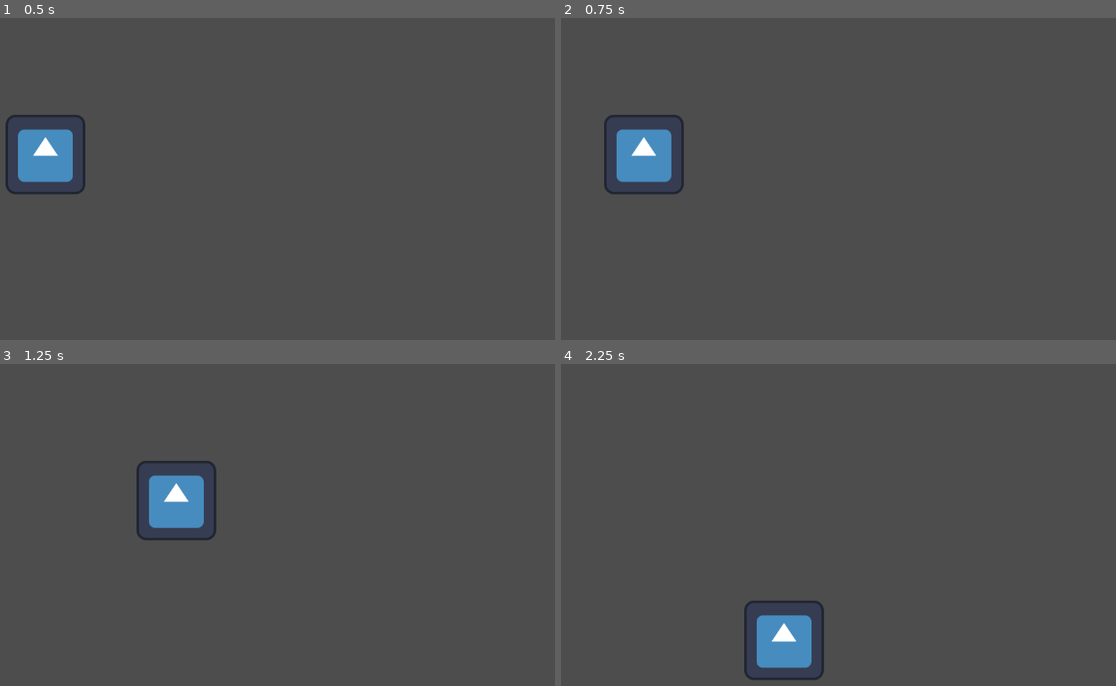
Above: before the commit, frames 1-4 (two rows, left to right).
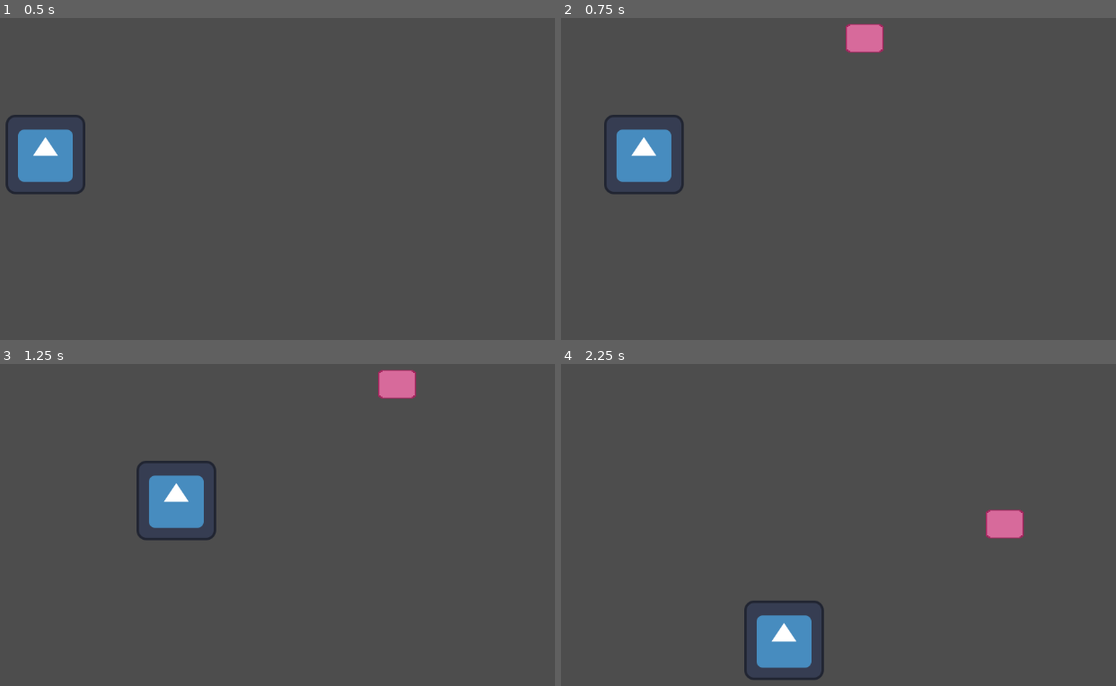
Above: after the commit, the same moments.

Repository: TOT00O/sevenn
Game: Godot game, scene res://charahchsoi.tscn
The game is run twice, just before and just after one commit, with the same random seed, the same clock (stepped at 60 frames per second) and the same inputs. The engine's default icon, where the game draws it, is replaced by a stand-in: a white triangle on a blue panel in a dark square.
Inputs:
- Up to frame 1 (0.5 s): no input
- Up to frame 2 (0.75 s): tap Enter at 0.5 s; hold D (move_right) from 0.53 s (still down); tap I (i, bound only after the commit) at 0.6 s
- Up to frame 3 (1.25 s): keep holding D (move_right)
- Up to frame 4 (2.25 s): release D (move_right) at 1.28 s; hold S (move_down) 1.28-2.03 s; tap I (i, bound only after the commit) at 1.35, 2.1 s; hold D (move_right) from 2.03 s (still down)

Frame 1 is identical in both runs. In frame 2, 0.6% of the frame differs, in the area x 51-59%, y 1-11%; in frame 3, 0.6%; in frame 4, 0.6%, in the area x 76-84%, y 45-55%.

Commit message:
inv updates

Diff:
--- a/charahchsoi.tscn
+++ b/charahchsoi.tscn
@@ -1,8 +1,9 @@
-[gd_scene load_steps=5 format=3 uid="uid://daa46o0f4baho"]
+[gd_scene load_steps=6 format=3 uid="uid://daa46o0f4baho"]
 
 [ext_resource type="Script" path="res://CharacterBody2D.gd" id="1_1seny"]
 [ext_resource type="Texture2D" uid="uid://ui6tvlilfqgx" path="res://icon.svg" id="2_eakro"]
 [ext_resource type="Resource" uid="uid://5uuhjeni5hvt" path="res://inventory/playerinv.tres" id="2_pmixw"]
+[ext_resource type="PackedScene" uid="uid://cxe5il5j0vhjv" path="res://inventory/inv_ui.tscn" id="4_dpyuh"]
 
 [sub_resource type="CircleShape2D" id="CircleShape2D_cmiqs"]
 radius = 76.0
@@ -19,3 +20,9 @@
 [node name="Icon" type="Sprite2D" parent="."]
 position = Vector2(0, 8)
 texture = ExtResource("2_eakro")
+
+[node name="Inv_UI" parent="." instance=ExtResource("4_dpyuh")]
+offset_left = 320.0
+offset_top = -63.0
+offset_right = 320.0
+offset_bottom = -63.0
--- /dev/null
+++ b/inventory/Inv_UI.gd
@@ -0,0 +1,21 @@
+extends Control
+
+var is_open = false
+
+func _ready():
+	close()
+
+func _process(delta):
+	if Input.is_action_just_pressed("i"):
+		if is_open:
+			close()
+		else:
+			open()
+
+func open():
+	visible = true
+	is_open = true
+
+func close():
+	visible = false
+	is_open = false
--- /dev/null
+++ b/inventory/inv_ui.tscn
@@ -0,0 +1,27 @@
+[gd_scene load_steps=3 format=3 uid="uid://cxe5il5j0vhjv"]
+
+[ext_resource type="Script" path="res://inventory/Inv_UI.gd" id="1_0b28w"]
+[ext_resource type="Texture2D" uid="uid://jk8wmpmdqevt" path="res://assets/invbackgrou.png" id="2_p3u28"]
+
+[node name="Inv_UI" type="Control"]
+layout_mode = 3
+anchors_preset = 15
+anchor_right = 1.0
+anchor_bottom = 1.0
+offset_top = 143.0
+offset_bottom = 143.0
+grow_horizontal = 2
+grow_vertical = 2
+script = ExtResource("1_0b28w")
+
+[node name="NinePatchRect" type="NinePatchRect" parent="."]
+layout_mode = 0
+offset_top = -143.0
+offset_right = 69.0
+offset_bottom = -89.0
+texture = ExtResource("2_p3u28")
+region_rect = Rect2(32, 31, 354, 354)
+patch_margin_left = 3
+patch_margin_top = 3
+patch_margin_right = 3
+patch_margin_bottom = 3
--- a/inventory/playerinv.tres
+++ b/inventory/playerinv.tres
@@ -1,7 +1,7 @@
 [gd_resource type="Resource" script_class="Inv" load_steps=3 format=3 uid="uid://5uuhjeni5hvt"]
 
 [ext_resource type="Resource" uid="uid://b4rwfahkprv77" path="res://inventory/items/testApple.tres" id="1_1kowt"]
-[ext_resource type="Script" path="res://inventory.gd" id="2_1tc62"]
+[ext_resource type="Script" path="res://inventory/inventory.gd" id="2_1tc62"]
 
 [resource]
 script = ExtResource("2_1tc62")
--- a/project.godot
+++ b/project.godot
@@ -37,6 +37,11 @@
 "events": [Object(InputEventKey,"resource_local_to_scene":false,"resource_name":"","device":-1,"window_id":0,"alt_pressed":false,"shift_pressed":false,"ctrl_pressed":false,"meta_pressed":false,"pressed":false,"keycode":0,"physical_keycode":68,"key_label":0,"unicode":100,"echo":false,"script":null)
 ]
 }
+i={
+"deadzone": 0.5,
+"events": [Object(InputEventKey,"resource_local_to_scene":false,"resource_name":"","device":-1,"window_id":0,"alt_pressed":false,"shift_pressed":false,"ctrl_pressed":false,"meta_pressed":false,"pressed":false,"keycode":0,"physical_keycode":73,"key_label":0,"unicode":105,"echo":false,"script":null)
+]
+}
 
 [rendering]
 
Binary file added: assets/invbackgrou.gif
Binary file added: assets/invbackgrou.png
Not shown, added: assets/invbackgrou.png.import
Binary file added: assets/inventory-background.png
Not shown, added: assets/inventory-background.png.import
Binary file added: assets/inventory-slot.png
Not shown, added: assets/inventory-slot.png.import
Renamed: inventory.gd -> inventory/inventory.gd
